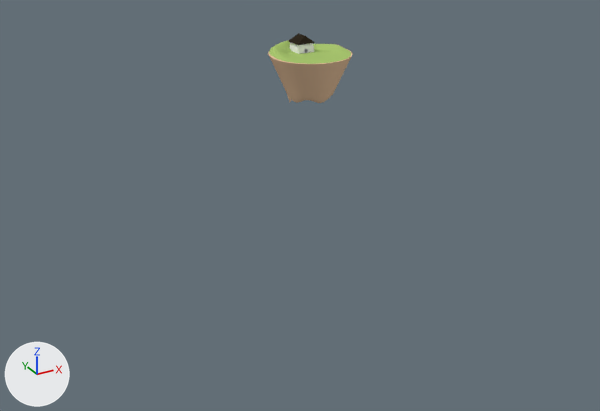
Renders of the Blender file BlenderFiles/level_geometry/1-1_isle.blend from each side of a commit.
One viewpoint serves both versions: a camera (50 mm lens) standing at (-340.0, -599.0, 163.0) and looking at (-121.0, -202.0, -35.0). The lights are fixed; the arrows at lower left show +X, +Y and +Z.
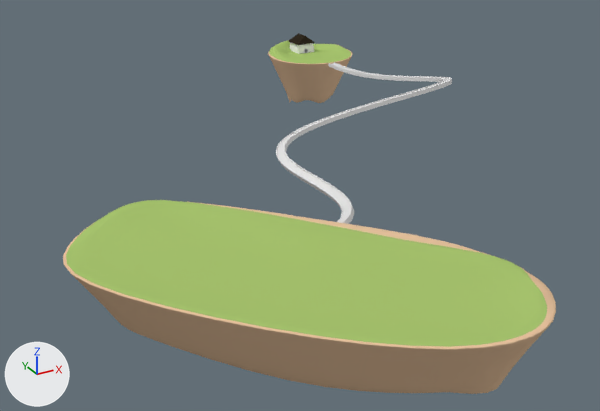
What changed in the scene script:
```text
Add me_cylinder_001:
    me_cylinder_001.from_pydata(...)  # 95 vertices, 94 faces; spans x -86.1..54.8, y -43.3..25.0, z -50.1..13.0
    # faces by material slot: [53, 25, 16]
    me_cylinder_001.materials.append(mat_dirt)  # its picture is missing
    me_cylinder_001.materials.append(mat_grass)  # its picture is missing
    me_cylinder_001.materials.append(mat_grass2dirt)  # its picture is missing
Add me_cube_003:
    me_cube_003.from_pydata([(-1.0, -2.75, -1.0), (-1.0, -2.75, 1.0), (-1.0, 0.0, -1.0), (-1.0, 0.0, 1.0), (1.0, -2.75, -1.0), (1.0, -2.75, 1.0), (1.0, 0.0, -1.0), (1.0, 0.0, 1.0), (1.0, -2.27, 1.0), (-1.0, -2.27, 1.0), (1.0, -2.27, 1.61), (1.0, -2.75, 1.61), (-1.0, -2.75, 1.61), (-1.0, -2.27, 1.61)], [], [(4, 5, 1, 0), (2, 6, 4, 0), (7, 3, 9, 8), (13, 11, 10), (1, 5, 11, 12), (9, 10, 8), (9, 13, 10), (13, 12, 11)])
Add cu_nurbspath:
    cu_nurbspath = bpy.data.curves.new('NurbsPath', 'CURVE')
    cu_nurbspath.dimensions = '3D'
    _sp = cu_nurbspath.splines.new('NURBS'); _sp.points.add(8)
    _sp.points.foreach_set('co', [-2.0, 0.0, 0.0, 1.0, -1.0, 0.0, 0.0, 1.0, 0.0, 0.0, 0.0, 1.0, 1.0, 0.0, 0.0, 1.0, 79.32, 0.0, 0.0, 1.0, 212.6, 42.31, 42.25, 1.0, 89.26, -195.4, -14.33, 1.0, 241.5, -108.7, -0.018, 1.0, 267.7, -155.4, 0.0, 1.0])
    _sp.order_u = 5
    _sp.order_v = 0
    _sp.use_endpoint_u = True
    cu_nurbspath.use_path = True
    cu_nurbspath.use_path_clamp = True
    cu_nurbspath.bevel_resolution = 0
    cu_nurbspath.fill_mode = 'HALF'
Add ob_isle_2:
    ob_isle_2 = bpy.data.objects.new('Isle 2', me_cylinder_001)
    ob_isle_2.location = (-166.4, -338.2, -5.0)
    ob_isle_2.rotation_euler = (0.0, 0.0, -0.833)  # degrees (0, 0, -48)
    ob_isle_2.scale = (1.5, 1.5, 1.0)
    _m = ob_isle_2.modifiers.new('EdgeSplit', 'EDGE_SPLIT')
    _m.use_edge_angle = False
    _m = ob_isle_2.modifiers.new('Subsurf', 'SUBSURF')
    _m.levels = 3
    _m.render_levels = 3
Add ob_track_1___road:
    ob_track_1___road = bpy.data.objects.new('Track 1 - Road', me_cube_003)
    ob_track_1___road.parent = ob_track_1
    ob_track_1___road.location = (0.0, 0.0, 0.0)
    _m = ob_track_1___road.modifiers.new('Mirror', 'MIRROR')
    _m.use_axis = (False, True, False)
    _m.merge_threshold = 0.1
    _m = ob_track_1___road.modifiers.new('Array', 'ARRAY')
    _m.fit_type = 'FIT_CURVE'
    _m.curve = ob_track_1___curve
    _m.constant_offset_displace = (0.0, 0.0, 0.0)
    _m.merge_threshold = 0.1
    _m = ob_track_1___road.modifiers.new('Curve', 'CURVE')
    _m.object = ob_track_1___curve
Add ob_track_1___curve:
    ob_track_1___curve = bpy.data.objects.new('Track 1 - Curve', cu_nurbspath)
    ob_track_1___curve.parent = ob_track_1
    ob_track_1___curve.location = (0.0, 0.0, 0.0)
Add ob_track_1:
    ob_track_1 = bpy.data.objects.new('Track 1', None)
    ob_track_1.location = (0.0, -33.5, -1.75)
    ob_track_1.rotation_euler = (0.0, 0.0, -1.571)  # degrees (0, 0, -90)
```

Pixel boxes (x1, y1, x2, y2) of what changed, in the pictures (600 x 411 px):
'Isle 2', added
    after: (63, 200, 556, 394)
    faces in mat_grass (its picture is missing): (66, 200, 547, 347)
    faces in mat_dirt (its picture is missing): (74, 220, 553, 394)
    faces in mat_grass2dirt (its picture is missing): (63, 202, 556, 350)
'Track 1 - Road', added
    after: (276, 62, 452, 224)
